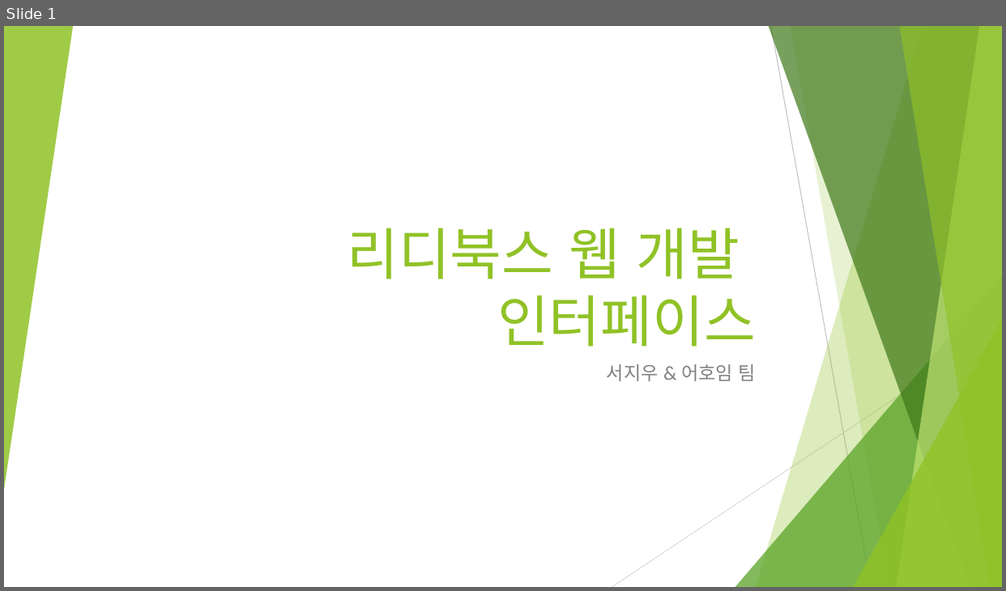
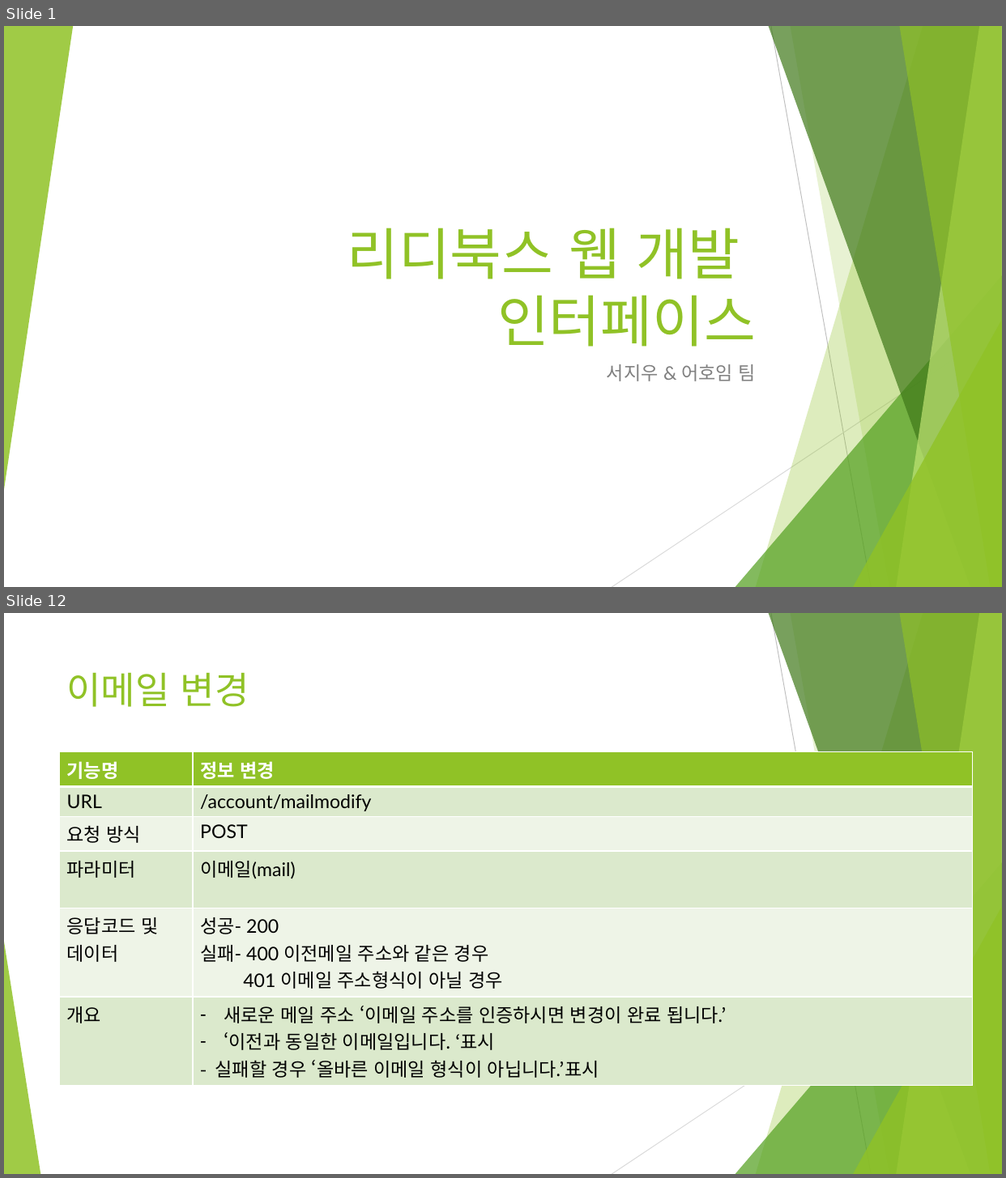
Before and after one commit to ridibooks-web/ridibooks, a slide deck: 리디북스 인터페이스.pptx. Shown one above the other, each under a label of ours: slide 1 before the commit, slides 1 and 12 after it; the slides between them are not shown. The pictures are 1006x591 and 1006x1178 pixels, drawn with LibreOffice and Linux fonts; fonts in the diff are those of the drawing. Boxes give left, top, right and bottom in pixels: in the first picture for what was removed or moved away, otherwise in the second. Text is boxed around its words. In the diff, an @@ line names an element or a change of style, - is before the commit and + after.

```diff
--- a/리디북스 인터페이스.pptx
+++ b/리디북스 인터페이스.pptx
@@ slide 12 added at (x1=4, y1=613, x2=1002, y2=1174), background #FFFFFF; not listed: 9 template elements that a slide beside it also shows @@
@@ text added at (x1=66, y1=672, x2=249, y2=707), 36 pt, text #90C226 @@
+이메일 변경
@@ table added at (x1=59, y1=752, x2=973, y2=1081), 6 rows, 2 columns @@
+기능명 | 정보 변경
+URL | /account/mailmodify
+요청 방식 | POST
+파라미터 | 이메일(mail)
+응답코드 및 / 데이터 | 성공- 200 / 실패- 400 이전메일 주소와 같은 경우 / 401 이메일 주소형식이 아닐 경우
+개요 | 새로운 메일 주소 ‘이메일 주소를 인증하시면 변경이 완료 됩니다.’ / ‘이전과 동일한 이메일입니다. ‘표시 / - 실패할 경우 ‘올바른 이메일 형식이 아닙니다.’표시
@@ triangle added at (x1=4, y1=942, x2=40, y2=1174), fill #90C226 at 85% opacity @@
```
Also in this commit, not shown: 14 slides changed, 3 other slides added, 7 slides removed, 1 other file.
